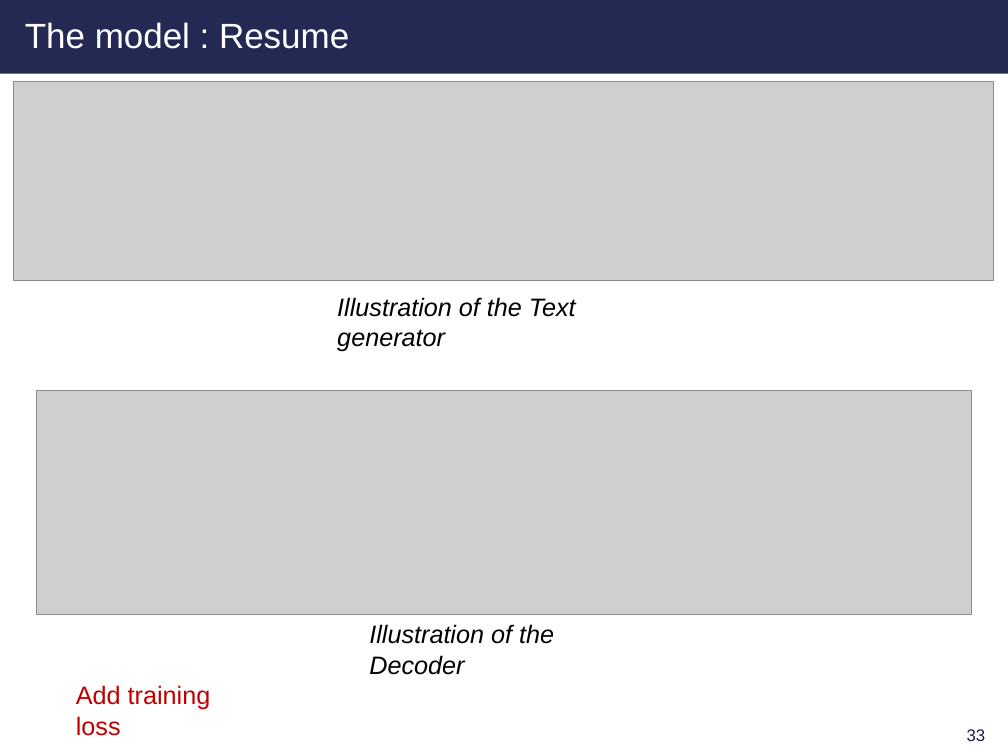
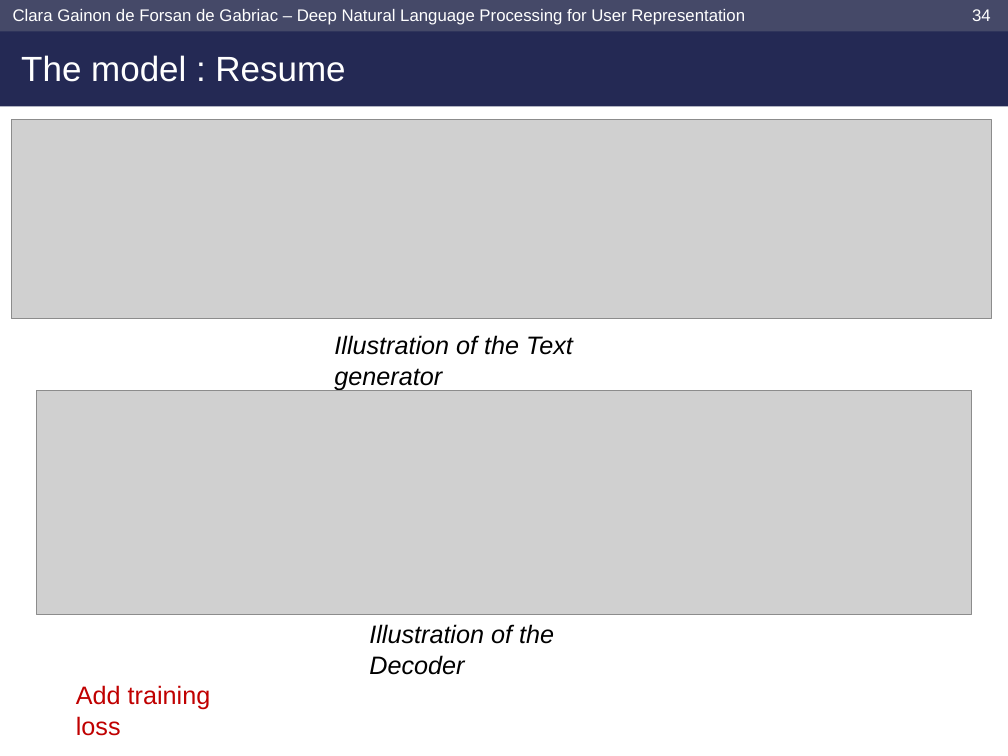
Before and after one commit to clara-gdef/defense, a slide deck: slide 35 of defense.pptx (slide 34 before the commit). Drawn at 1008x756 pixels with LibreOffice and Linux fonts; fonts in the diff are those of the drawing; grey boxes stand for pictures; background and template pictures are left out. Boxes give left, top, right and bottom in pixels: in the first picture for what was removed or moved away, otherwise in the second. Text is boxed around its words. In the diff, an @@ line names an element or a change of style, - is before the commit and + after.

```diff
--- a/defense.pptx
+++ b/defense.pptx
@@ rectangle resized from (x1=0, y1=0, x2=1008, y2=74) to (x1=0, y1=0, x2=1008, y2=106) @@
@@ rectangle added at (x1=0, y1=0, x2=1008, y2=31), fill #454968 @@
@@ text added at (x1=13, y1=9, x2=745, y2=25), 12 pt, text #FFFFFF @@
+Clara Gainon de Forsan de Gabriac – Deep Natural Language Processing for User Representation
@@ page number added at (x1=972, y1=9, x2=991, y2=21), 12 pt, text #FFFFFF @@
+34
@@ title "The model : Resume" moved from (x1=25, y1=22, x2=349, y2=49) to (x1=21, y1=55, x2=345, y2=82) @@
@@ picture moved from (x1=14, y1=82, x2=994, y2=280) to (x1=11, y1=120, x2=991, y2=319) @@
@@ text "Illustration of the Text generator" moved from (x1=337, y1=297, x2=576, y2=352) to (x1=334, y1=335, x2=573, y2=390) @@
@@ page number removed at (x1=967, y1=729, x2=986, y2=741) @@
-33
```
Also in this commit, not shown: 33 other slides changed, 1 slide added.
